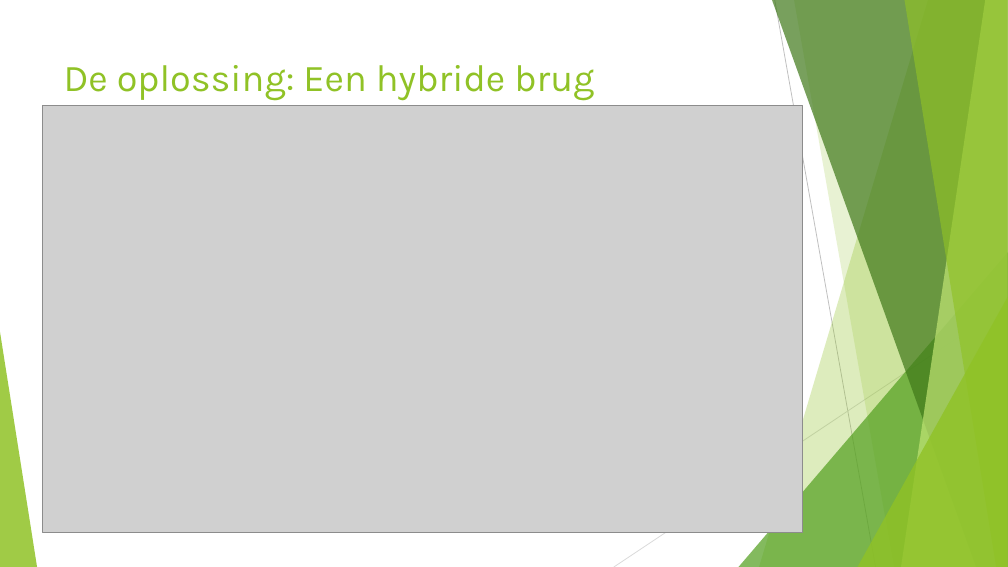
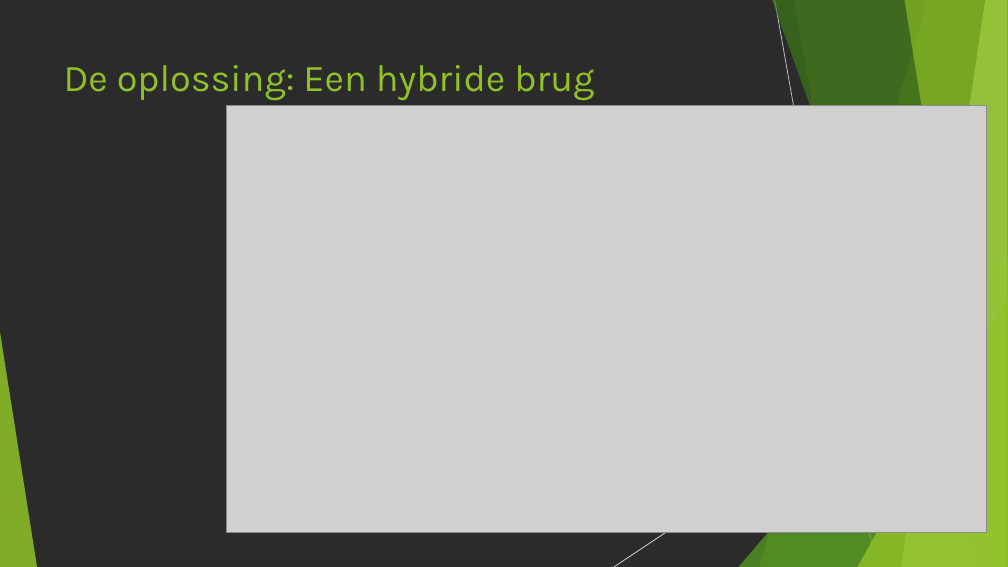
Before and after one commit to kodarakK/hogent-bachproef-caradocroetynck2526, a slide deck: slide 6 of Bachelorproef verdediging.pptx. Drawn at 1008x567 pixels with LibreOffice and Linux fonts; fonts in the diff are those of the drawing; grey boxes stand for pictures; background and template pictures are left out; a plain dark background stands for a picture behind light text. Boxes give left, top, right and bottom in pixels: in the first picture for what was removed or moved away, otherwise in the second. Text is boxed around its words. In the diff, an @@ line names an element or a change of style, - is before the commit and + after.

```diff
--- a/Bachelorproef verdediging.pptx
+++ b/Bachelorproef verdediging.pptx
@@ background #FFFFFF to picture (left out) @@
@@ picture: place and size @@
-picture at (43,105,803,532)
+picture at (227,105,987,532)
```
Also in this commit, not shown: 5 other slides changed.
